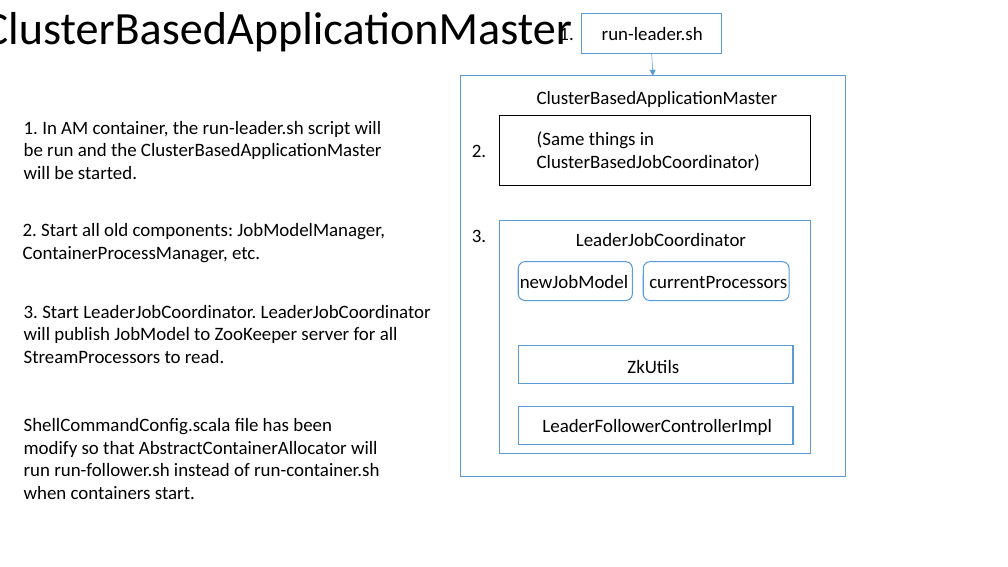
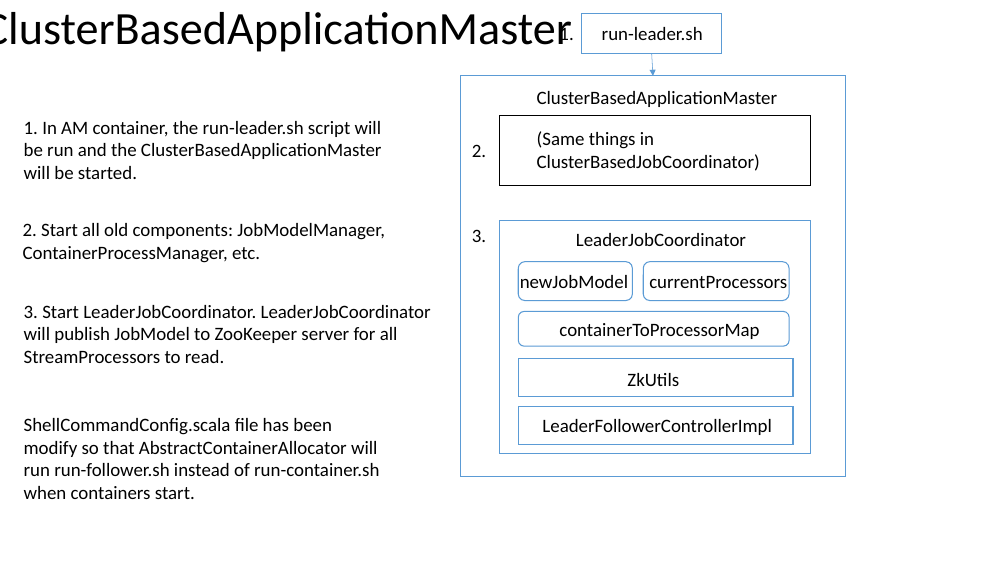
Before and after one commit to Swrrt/Samza-Documents, a slide deck: slide 2 of Documentation/Samza-Snapshot.pptx (slide 4 before the commit). Drawn at 1008x567 pixels with LibreOffice and Linux fonts; fonts in the diff are those of the drawing. Boxes give left, top, right and bottom in pixels: in the first picture for what was removed or moved away, otherwise in the second. Text is boxed around its words. In the diff, an @@ line names an element or a change of style, - is before the commit and + after.

```diff
--- a/Documentation/Samza-Snapshot.pptx
+++ b/Documentation/Samza-Snapshot.pptx
@@ rounded rectangle added at (519, 312, 789, 346), fill #FFFFFF, outline #5B9BD5 1 pt @@
@@ text added at (559, 323, 759, 339), 18 pt, text #000000 @@
+containerToProcessorMap
@@ rectangle: place and size @@
-rectangle at (519, 346, 793, 384)
+rectangle at (519, 358, 793, 397)
@@ text "ZkUtils": place and size @@
-text "ZkUtils" at (627, 360, 679, 373)
+text "ZkUtils" at (627, 373, 679, 386)
```
Also in this commit, not shown: 1 other slide changed, 5 slides added, 2 slides removed.
